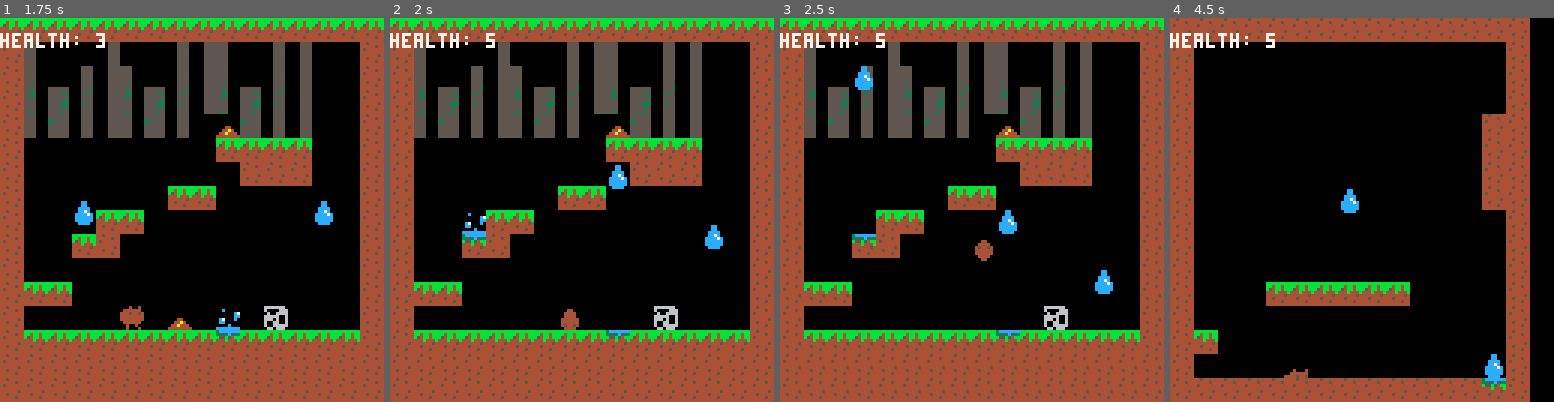
Above: before the commit, frames 1-4 (left to right).
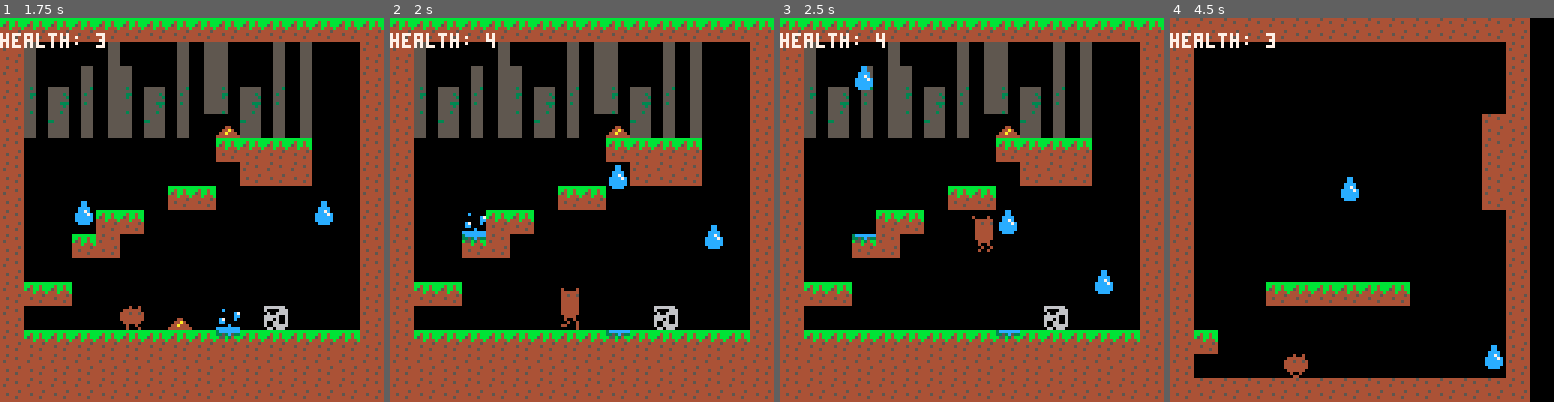
Above: after the commit, the same moments.

Repository: Mackain/ldjam45
Game: PICO-8 cartridge poopsim.p8
Same seed, same stepped clock (60 frames per second), same inputs: the game is played once before the commit and once after it.
Inputs:
- Up to frame 1 (1.75 s): tap X (X key) at 0.33, 1.07 s; hold Right from 1.6 s (still down)
- Up to frame 2 (2 s): keep holding Right; tap X (X key) at 1.85 s
- Up to frame 3 (2.5 s): release Right at 2.1 s; hold Up 2.15-2.42 s; hold Right from 2.47 s (still down)
- Up to frame 4 (4.5 s): tap X (X key) at 2.97, 4.08 s; release Right at 3.03 s; hold Left 3.08-3.58 s; hold Right from 4.02 s (still down)

Frame 1 is identical in both runs. In frame 2, 0.4% of the frame differs, in the area x 25-50%, y 3-82%; in frame 3, 0.4%; in frame 4, 1.0%, in the area x 25-88%, y 4-97%.

Commit message:
Prevent health and new level bugs

Diff:
--- a/poopsim.p8
+++ b/poopsim.p8
@@ -8,6 +8,8 @@
     game_over = false
     music(0)
 
+    goal_counter = 0
+    health_counter = 0
     called_map = 0
     player = {}
     drops = {}
@@ -130,6 +132,18 @@
 
 -->8
 function _update()
+    if goal_counter == 5 then
+        goal_counter = 0
+    elseif goal_counter > 0 then
+        goal_counter += 1
+    end
+
+    if health_counter == 5 then
+        health_counter = 0
+    elseif health_counter > 0 then
+        health_counter += 1
+    end
+
     player.is_running = false
     player.is_flipped = false
 	if(btn(0)) then
@@ -188,7 +202,8 @@
     goal_hitbox = side_col(7)
 
     for hitbox in all(goal_hitbox) do
-        if(hitbox > 0) then
+        if(hitbox > 0) and goal_counter == 0 then
+            goal_counter = 1
             load_new_map()
         end
     end
@@ -422,6 +437,9 @@
 end
 
 function detect_player_health()
+    if health_counter > 0 then
+        return
+    end
    if(fget(player.upper_right_cell, 2)) then
        level_up()
        mset((player.upper_right.x/8)+map_settings.start_x,(player.upper_right.y/8)+map_settings.start_y, blank_sprite)
@@ -570,6 +588,7 @@
 
 function level_up()
     player.level += 1
+    health_counter = 1
     -- if you level up to 4, move up 8 pixles
     if (player.level == 4) then
         player.y -= 8
